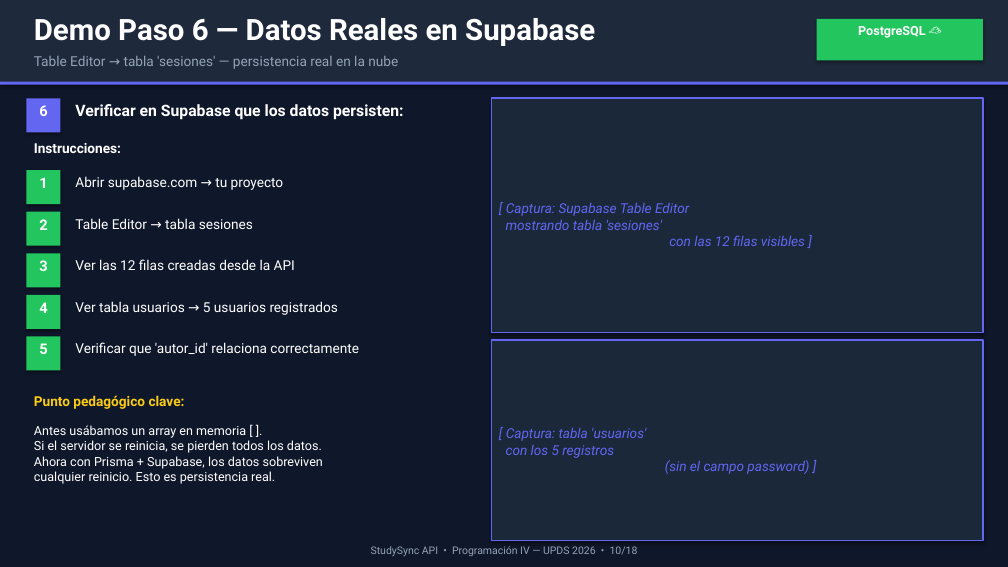
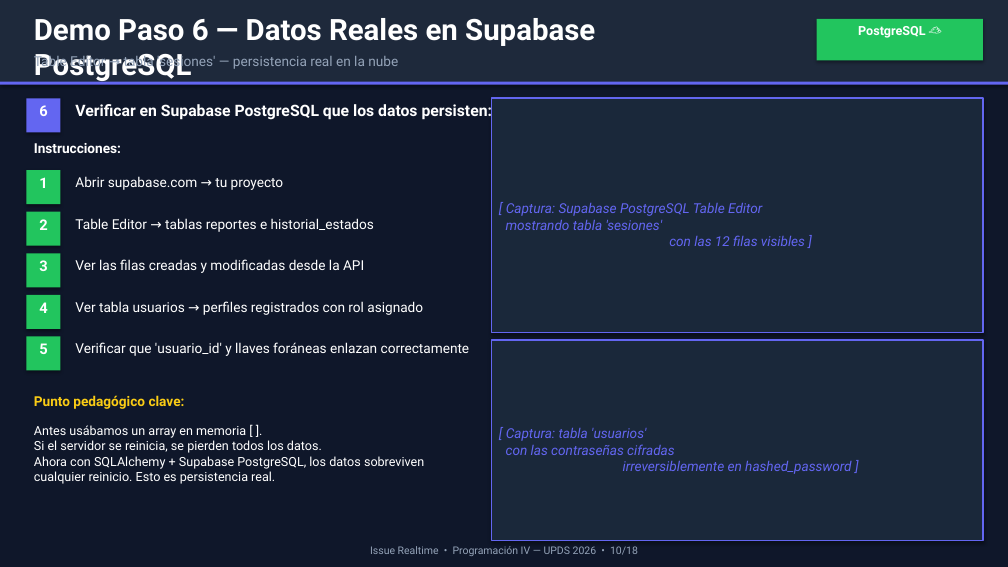
Before and after one commit to JoseMPB13/P4, a slide deck: slide 10 of StudySync_Presentacion_Proyecto_Final.pptx. Drawn at 1008x567 pixels with LibreOffice and Linux fonts; fonts in the diff are those of the drawing. Boxes give left, top, right and bottom in pixels: in the first picture for what was removed or moved away, otherwise in the second. Text is boxed around its words. In the diff, an @@ line names an element or a change of style, - is before the commit and + after.

Commit message:
docs: actualizar presentacion de PowerPoint con el stack tecnico veridico de Issue Realtime

```diff
--- a/StudySync_Presentacion_Proyecto_Final.pptx
+++ b/StudySync_Presentacion_Proyecto_Final.pptx
@@ text at [34,18,595,83]: text changed @@
-Demo Paso 6 — Datos Reales en Supabase
+Demo Paso 6 — Datos Reales en Supabase PostgreSQL
@@ text at [75,102,493,121]: text changed @@
-Verificar en Supabase que los datos persisten:
+Verificar en Supabase PostgreSQL que los datos persisten:
@@ text at [506,202,805,246]: text changed @@
-[ Captura: Supabase Table Editor
-mostrando tabla 'sesiones'
-con las 12 filas visibles ]
+[ Captura: Supabase PostgreSQL Table Editor
+mostrando tabla 'sesiones'
+con las 12 filas visibles ]
@@ text at [75,218,374,232]: text changed @@
-Table Editor → tabla sesiones
+Table Editor → tablas reportes e historial_estados
@@ text at [75,259,364,273]: text changed @@
-Ver las 12 filas creadas desde la API
+Ver las filas creadas y modificadas desde la API
@@ text at [75,301,423,315]: text changed @@
-Ver tabla usuarios → 5 usuarios registrados
+Ver tabla usuarios → perfiles registrados con rol asignado
@@ text at [75,342,470,356]: text changed @@
-Verificar que 'autor_id' relaciona correctamente
+Verificar que 'usuario_id' y llaves foráneas enlazan correctamente
@@ text at [34,425,424,484]: text changed @@
-Antes usábamos un array en memoria [ ].
-Si el servidor se reinicia, se pierden todos los datos.
-Ahora con Prisma + Supabase, los datos sobreviven
-cualquier reinicio. Esto es persistencia real.
+Antes usábamos un array en memoria [ ].
+Si el servidor se reinicia, se pierden todos los datos.
+Ahora con SQLAlchemy + Supabase PostgreSQL, los datos sobreviven
+cualquier reinicio. Esto es persistencia real.
@@ text at [506,427,851,474]: text changed @@
-[ Captura: tabla 'usuarios'
-con los 5 registros
-(sin el campo password) ]
+[ Captura: tabla 'usuarios'
+con las contraseñas cifradas
+irreversiblemente en hashed_password ]
@@ text at [370,546,638,556]: text changed @@
-StudySync API • Programación IV — UPDS 2026 • 10/18
+Issue Realtime • Programación IV — UPDS 2026 • 10/18
```
Also in this commit, not shown: 17 other slides changed.
